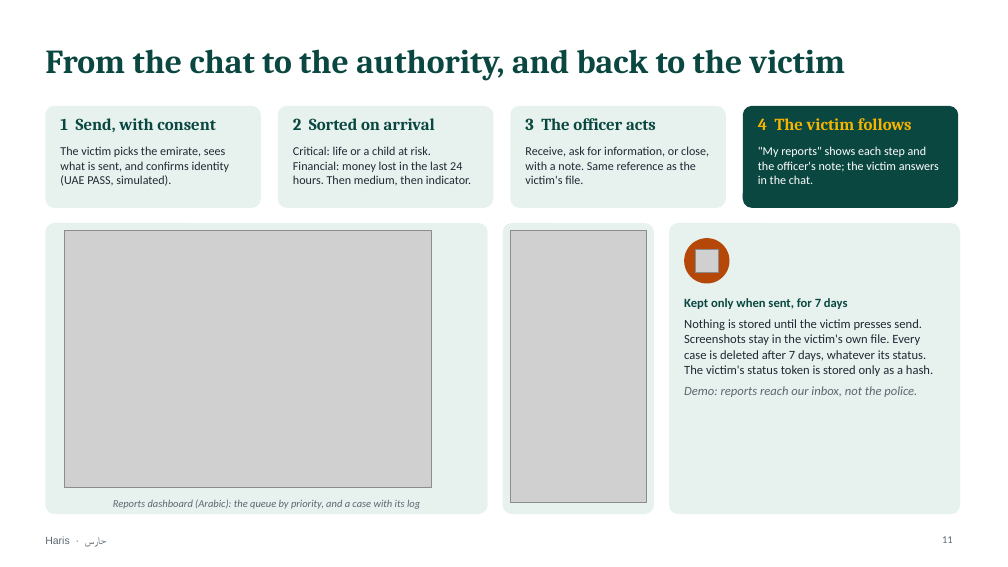
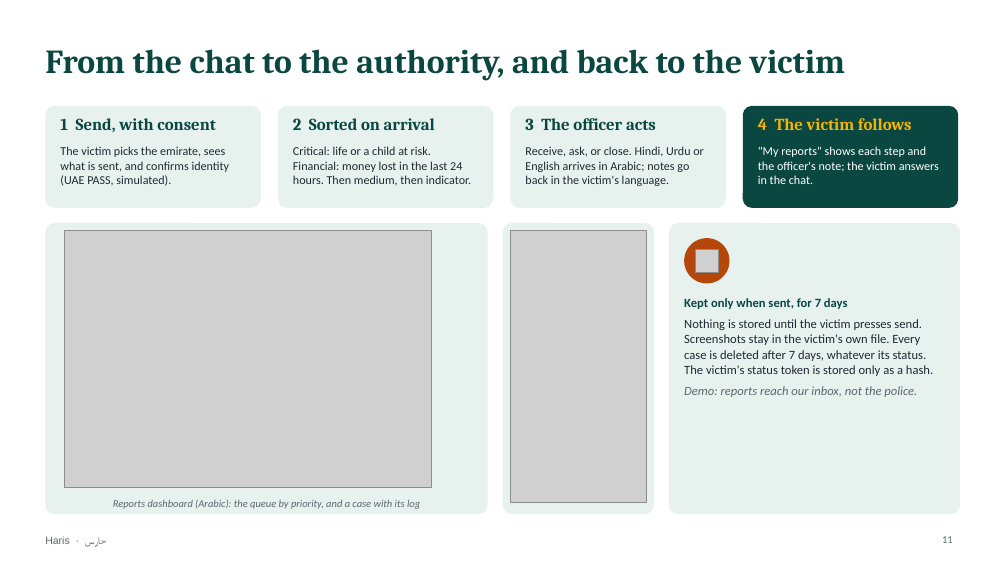
Before and after one commit to mohamedtorky2022/Haris, a slide deck: slide 11 of docs/Haris-presentation.pptx. Drawn at 1008x567 pixels with LibreOffice and Linux fonts; fonts in the diff are those of the drawing; grey boxes stand for pictures. Boxes give left, top, right and bottom in pixels: in the first picture for what was removed or moved away, otherwise in the second. Text is boxed around its words. In the diff, an @@ line names an element or a change of style, - is before the commit and + after.

```diff
--- a/docs/Haris-presentation.pptx
+++ b/docs/Haris-presentation.pptx
@@ text at (525,146,704,186): text changed @@
-Receive, ask for information, or close, with a note. Same reference as the victim's file.
+Receive, ask, or close. Hindi, Urdu or English arrives in Arabic; notes go back in the victim's language.
```
Also in this commit, not shown: 1 other file.
